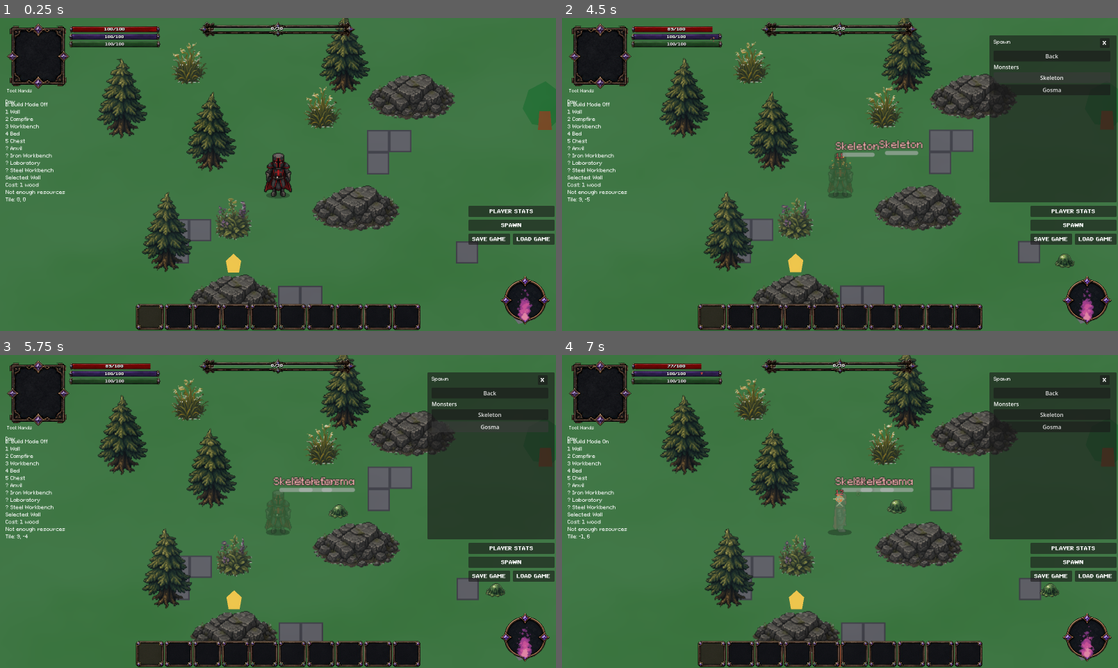
Above: before the commit, frames 1-4 (two rows, left to right).
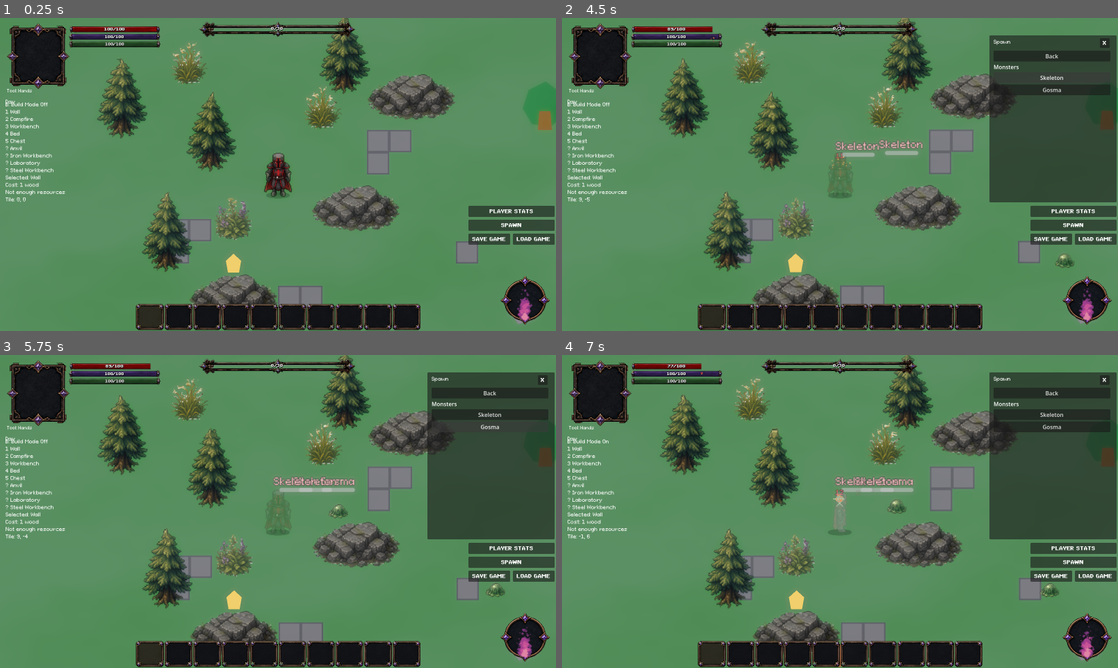
Above: after the commit, the same moments.

Repository: ramonsamagaio/Oathwake-Main
Game: Godot game, scene res://scenes/Main.tscn
The game is run twice, just before and just after one commit, with the same random seed, the same clock (stepped at 60 frames per second) and the same inputs. This scene is started directly instead of the project's main scene.
Inputs (mouse positions are in pixels of both pictures, inside the frame that each line leads up to):
- Up to frame 1 (0.25 s): no input
- Up to frame 2 (4.5 s): click "PLAYER STATS" at 0.5 s; click "APPLY" at 1.25 s; click "SPAWN" at 2 s; click "Natural map spawn" at 2.75 s; click "Monsters" at 3.5 s; click "Skeleton" at 4.25 s
- Up to frame 3 (5.75 s): click "Gosma" at 5 s
- Up to frame 4 (7 s): tap Enter at 5.75 s; move the mouse to (962, 495) at 5.77 s; hold D 5.78-6.5 s; tap B at 5.85 s; click (962, 495) at 5.92 s; tap Space at 6.02 s; click (840, 652) at 6.5 s

The runs differ from the first frame. In frame 1, 83% of the frame differs, in the area x 0-100%, y 0-100%; in frame 2, 71%; in frame 3, 71%; in frame 4, 71%.

Commit message:
eu mexendo no branch da nyra

Diff:
--- a/project.godot
+++ b/project.godot
@@ -40,5 +40,4 @@
 
 [rendering]
 
-renderer/rendering_method="gl_compatibility"
-renderer/rendering_method.mobile="gl_compatibility"
+renderer/rendering_method.mobile="forward_plus"
--- a/scenes/effects/settings/FoliageWindSettings.tscn
+++ b/scenes/effects/settings/FoliageWindSettings.tscn
@@ -1,17 +1,9 @@
-[gd_scene load_steps=2 format=3]
+[gd_scene format=3]
 
 [ext_resource type="Script" path="res://scripts/effects/FoliageWindSettings.gd" id="1_settings_script"]
 
-[node name="FoliageWindSettings" type="Node"]
+[node name="FoliageWindSettings" type="Node" unique_id=1881032982]
 script = ExtResource("1_settings_script")
-effect_enabled = true
-large_resource_ids = PackedStringArray("tree", "oak_tree", "ash_tree", "maple_tree", "walnut_tree", "ebony_tree", "ironwood_tree")
-small_resource_ids = PackedStringArray("fiber_bush", "herb_bush", "berry_bush")
-large_amplitude = 0.1
-large_rotation_strength = 1.15
-large_rotation_pivot = Vector2(0.5, 1)
-small_amplitude = 0.16
-small_rotation_strength = 1.5
-small_rotation_pivot = Vector2(0.5, 1)
-time_scale = 0.28
-noise_scale = 0.004
+large_resource_ids = PackedStringArray("ash_tree", "ebony_tree", "ironwood_tree", "maple_tree", "oak_tree", "tree", "walnut_tree")
+small_resource_ids = PackedStringArray("berry_bush", "fiber_bush", "herb_bush")
+time_scale = 0.4
--- a/scenes/effects/settings/ScreenEffectsSettings.tscn
+++ b/scenes/effects/settings/ScreenEffectsSettings.tscn
@@ -1,22 +1,9 @@
-[gd_scene load_steps=2 format=3]
+[gd_scene format=3]
 
 [ext_resource type="Script" path="res://scripts/effects/ScreenEffectsSettings.gd" id="1_settings_script"]
 
-[node name="ScreenEffectsSettings" type="Node"]
+[node name="ScreenEffectsSettings" type="Node" unique_id=2120687030]
 script = ExtResource("1_settings_script")
-dash_lines_enabled = false
-dash_line_color = Color(0.72, 0.88, 1, 0.12)
-dash_line_count = 0.45
-dash_line_density = 0.18
-dash_line_falloff = 0.2
-dash_mask_size = 0.18
-dash_mask_edge = 0.72
-dash_animation_speed = 7.0
-dash_effect_duration = 0.16
-glow_enabled = true
-bloom_threshold = 0.68
-bloom_intensity = 0.78
-blur_iterations = 1
-blur_size = 0.004
-blur_subdivisions = 8
-glow_mix_amount = 0.18
+dash_line_color = Color(1, 1, 1, 0.5294118)
+bloom_threshold = 0.1
+bloom_intensity = 5.0
--- a/scenes/effects/settings/WorldItemOutlineSettings.tscn
+++ b/scenes/effects/settings/WorldItemOutlineSettings.tscn
@@ -1,11 +1,8 @@
-[gd_scene load_steps=2 format=3]
+[gd_scene format=3]
 
 [ext_resource type="Script" path="res://scripts/effects/WorldItemOutlineSettings.gd" id="1_settings_script"]
 
-[node name="WorldItemOutlineSettings" type="Node"]
+[node name="WorldItemOutlineSettings" type="Node" unique_id=1217132115]
 script = ExtResource("1_settings_script")
-effect_enabled = true
-outline_color = Color(0.08, 0.06, 0.04, 0.95)
-outline_size = 0.025
-alpha_threshold = 0.5
-samples = 12
+outline_color = Color(1, 1, 1, 0.9490196)
+outline_size = 0.012
Not shown: 1 places in scenes/game/Game.tscn that only renumber resources
